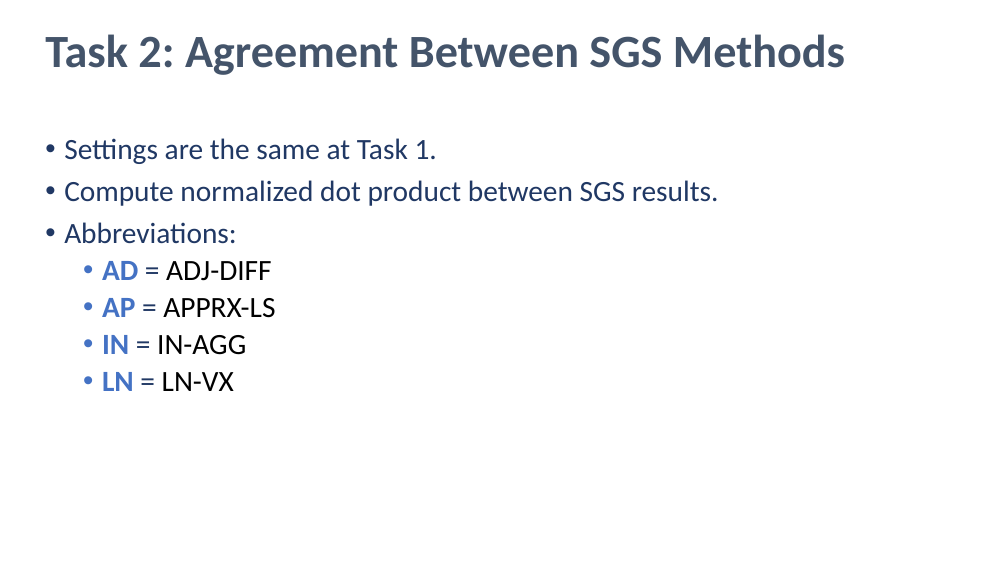
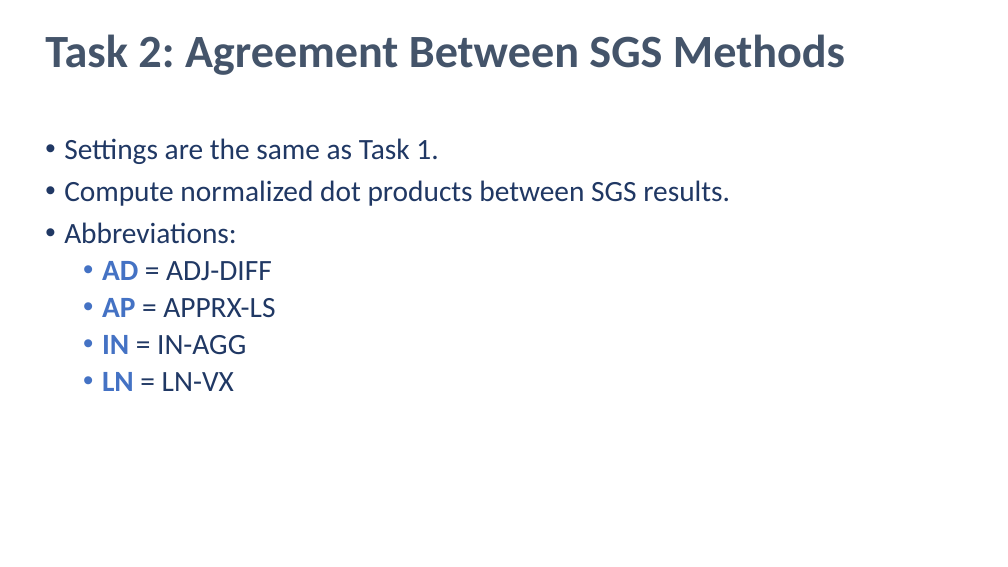
Before and after one commit to LeSaRDe/stratified_graph_spectra, a slide deck: slide 23 of stratified_graph_spectra.pptx. Drawn at 1008x567 pixels with LibreOffice and Linux fonts; fonts in the diff are those of the drawing. Boxes give left, top, right and bottom in pixels: in the first picture for what was removed or moved away, otherwise in the second. Text is boxed around its words. In the diff, an @@ line names an element or a change of style, - is before the commit and + after.

Commit message:
minor fix

```diff
--- a/stratified_graph_spectra.pptx
+++ b/stratified_graph_spectra.pptx
@@ text at [64,138,730,206]: text changed @@
-• Settings are the same at Task 1.
-• Compute normalized dot product between SGS results.
+• Settings are the same as Task 1.
+• Compute normalized dot products between SGS results.
@@ text at [102,261,275,391]: text colour #000000 to #203864 in "ADJ-DIFF", "APPRX-LS", "IN-AGG", "LN-VX" @@
```
